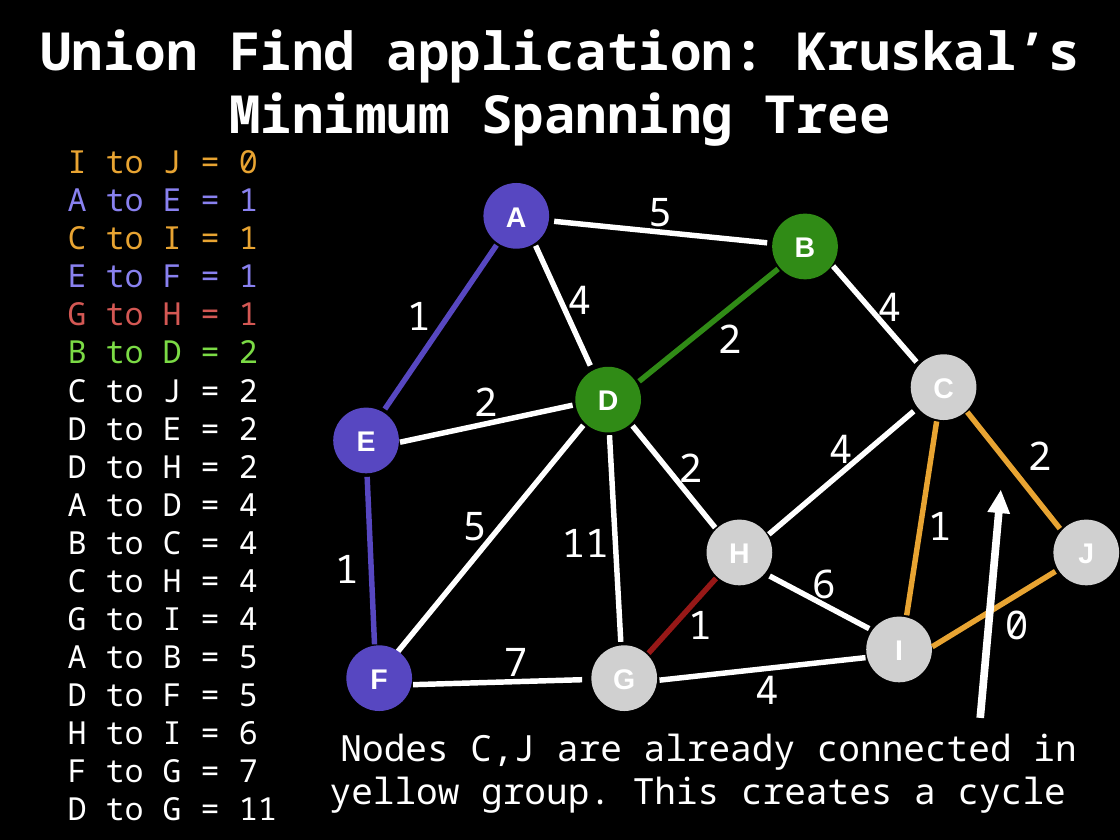
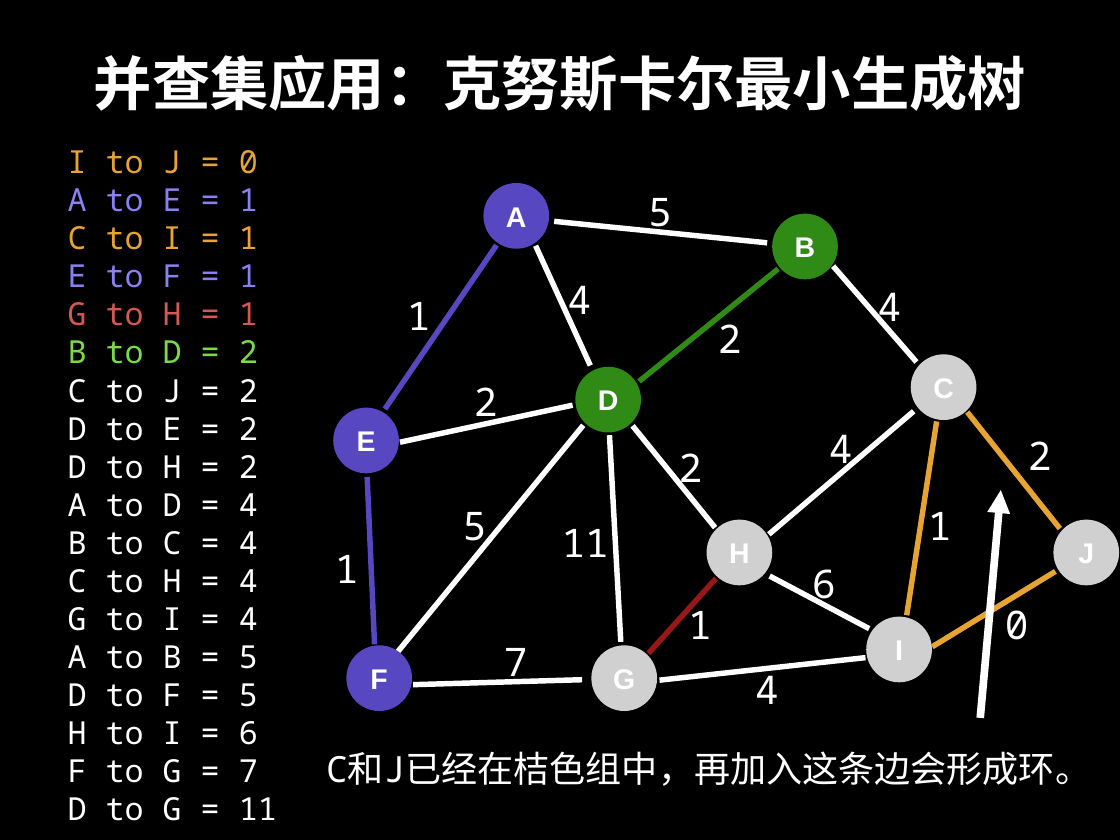
Before and after one commit to spring2go/Algorithms, a slide deck: slide 49 of slides/datastructures/unionfind/UnionFind.pptx. Drawn at 1120x840 pixels with LibreOffice and Linux fonts; fonts in the diff are those of the drawing; grey boxes stand for pictures. Boxes give left, top, right and bottom in pixels: in the first picture for what was removed or moved away, otherwise in the second. Text is boxed around its words. In the diff, an @@ line names an element or a change of style, - is before the commit and + after.

```diff
--- a/slides/datastructures/unionfind/UnionFind.pptx
+++ b/slides/datastructures/unionfind/UnionFind.pptx
@@ title at [94, 55, 1026, 111]: text changed; size 48 to 53.3 pt @@
-Union Find application: Kruskal’s Minimum Spanning Tree
+并查集应用：克努斯卡尔最小生成树
@@ text at [326, 751, 1091, 786]: text changed @@
-Nodes C,J are already connected in yellow group. This creates a cycle
+C和J已经在桔色组中，再加入这条边会形成环。
```
Also in this commit, not shown: 50 other slides changed, 5 slides added, 5 slides removed, 1 other file.
